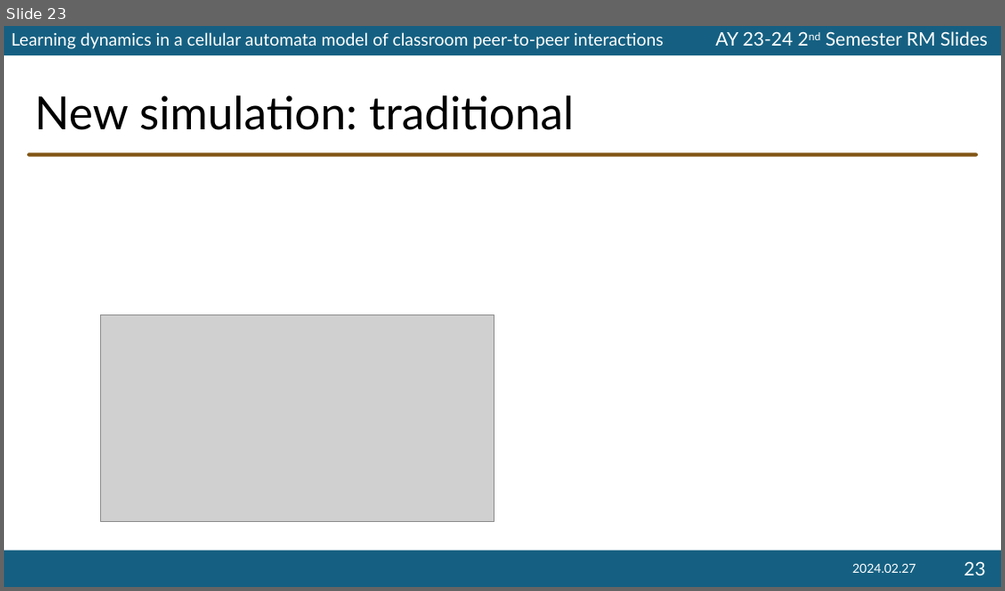
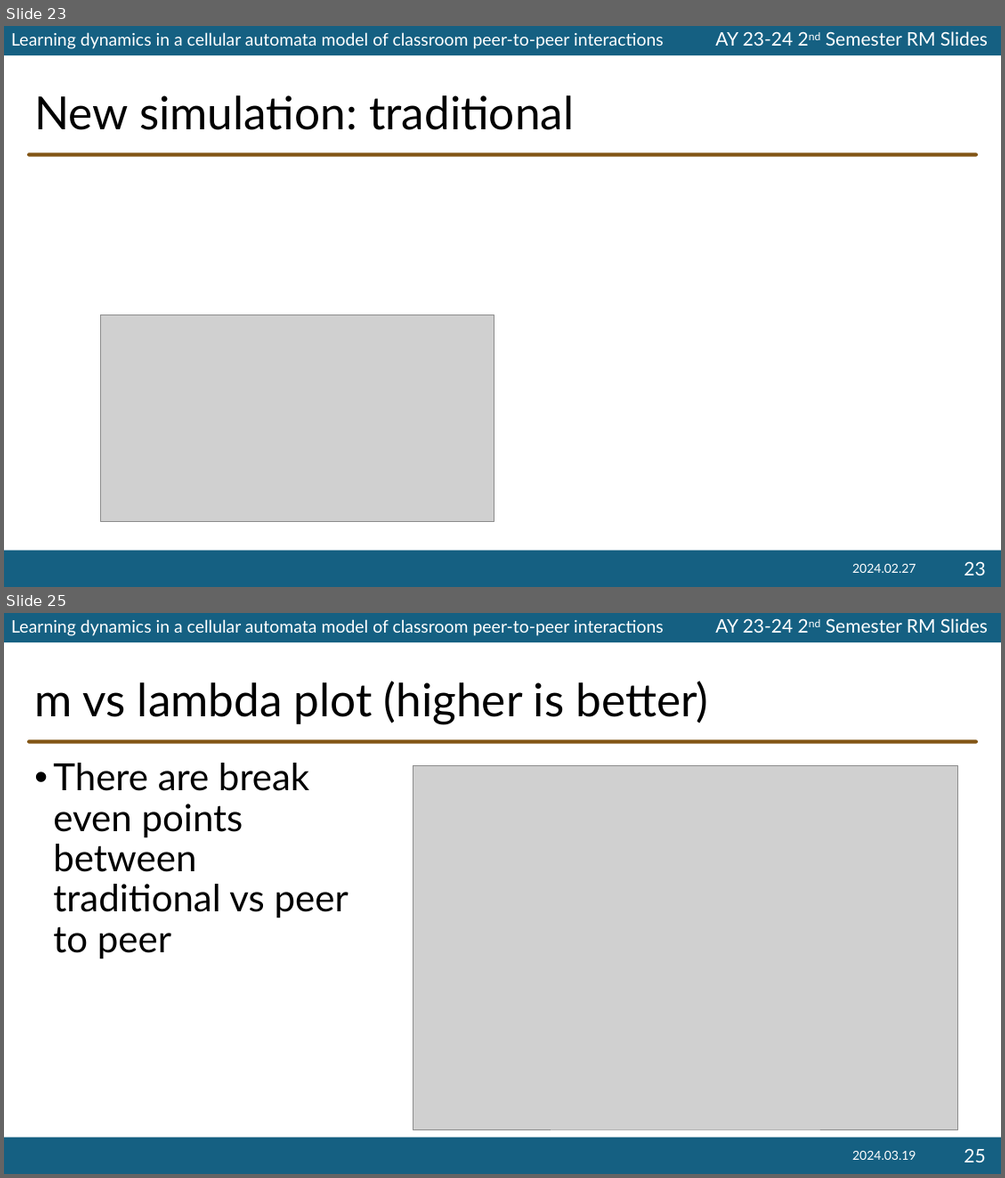
Before and after one commit to ioakimsy/BS-Thesis, a slide deck: documents/202324s2-RM-Slides-Sy.pptx. Shown one above the other, each under a label of ours: slide 23 before the commit, slides 23 and 25 after it; the slides between them are not shown. The pictures are 1005x591 and 1005x1178 pixels, drawn with LibreOffice and Linux fonts; fonts in the diff are those of the drawing; grey boxes stand for pictures; background and template pictures are left out. Boxes give left, top, right and bottom in pixels: in the first picture for what was removed or moved away, otherwise in the second. Text is boxed around its words. In the diff, an @@ line names an element or a change of style, - is before the commit and + after.

```diff
--- a/documents/202324s2-RM-Slides-Sy.pptx
+++ b/documents/202324s2-RM-Slides-Sy.pptx
@@ slide 25 added at box(4, 613, 1001, 1174), background #FFFFFF; not listed: 5 template elements that a slide beside it also shows @@
@@ title added at box(34, 681, 708, 724), 44 pt, text #000000 @@
+m vs lambda plot (higher is better)
@@ text added at box(53, 763, 348, 959), 36 pt, text #000000 @@
+• There are break even points between traditional vs peer to peer
@@ picture added at box(413, 766, 958, 1130) @@
@@ text added at box(852, 1151, 915, 1159), 12 pt, text #FFFFFF @@
+2024.03.19
@@ page number added at box(963, 1148, 985, 1162), 18 pt, text #FFFFFF @@
+25
```
Also in this commit, not shown: 5 other slides added.
